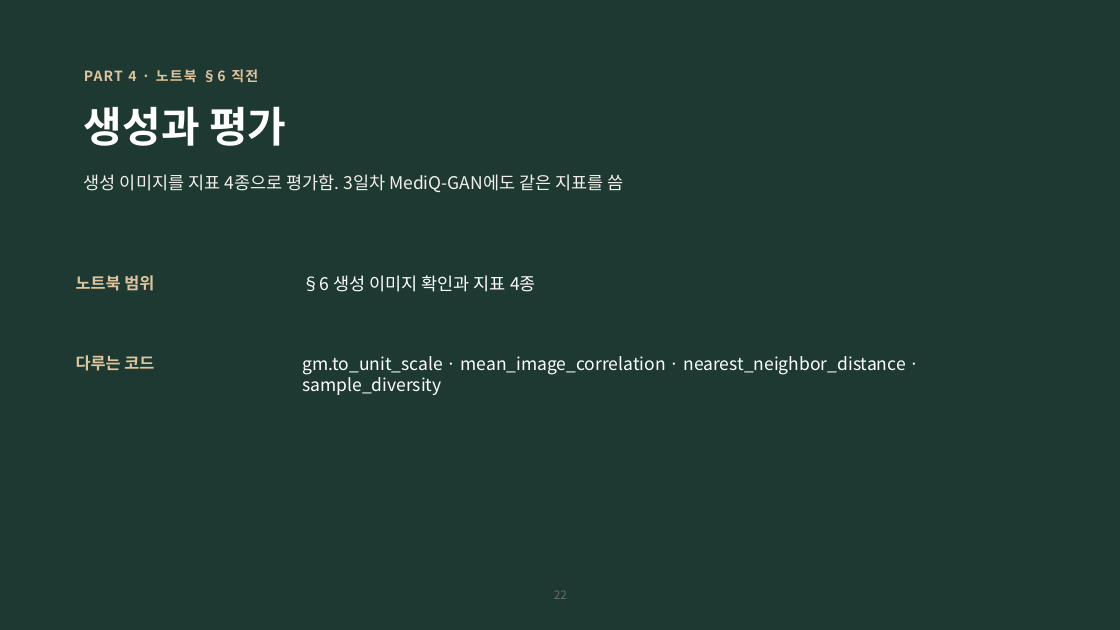
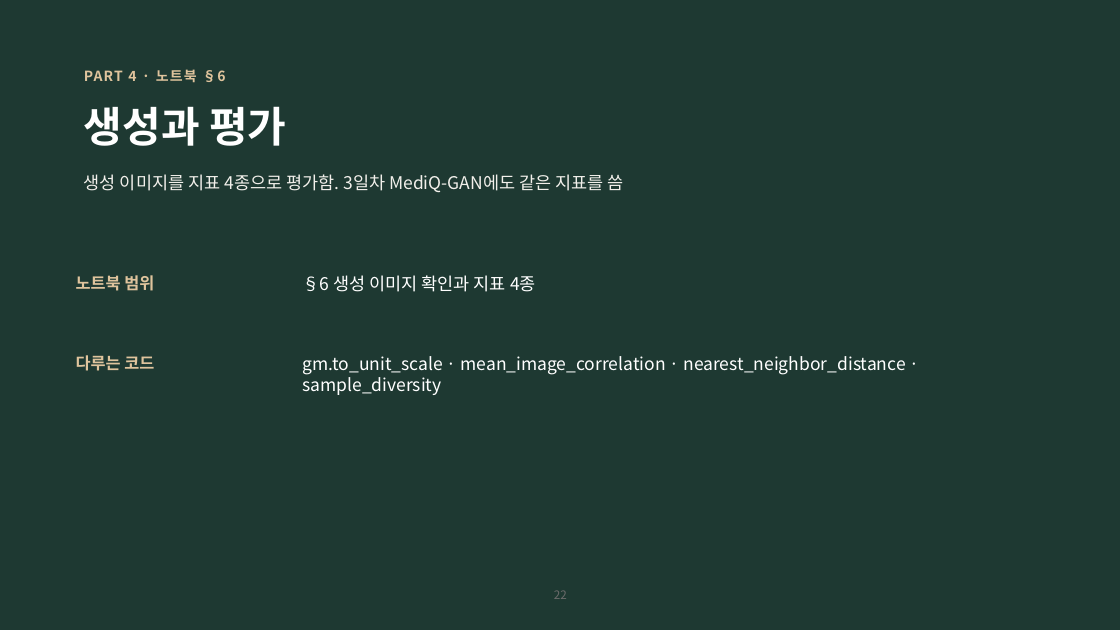
Before and after one commit to hyunhp/skin_disease_qml, a slide deck: slide 22 of practice/day2_slides/day2_practice_slides.pptx. Drawn at 1120x630 pixels with LibreOffice and Linux fonts; fonts in the diff are those of the drawing. Boxes give left, top, right and bottom in pixels: in the first picture for what was removed or moved away, otherwise in the second. Text is boxed around its words. In the diff, an @@ line names an element or a change of style, - is before the commit and + after.

```diff
--- a/practice/day2_slides/day2_practice_slides.pptx
+++ b/practice/day2_slides/day2_practice_slides.pptx
@@ text at [84, 69, 225, 83]: text changed @@
-PART 4 · 노트북 §6 직전
+PART 4 · 노트북 §6
```
Also in this commit, not shown: 7 other slides changed, 1 slide added, 2 slides removed, 10 other files.
